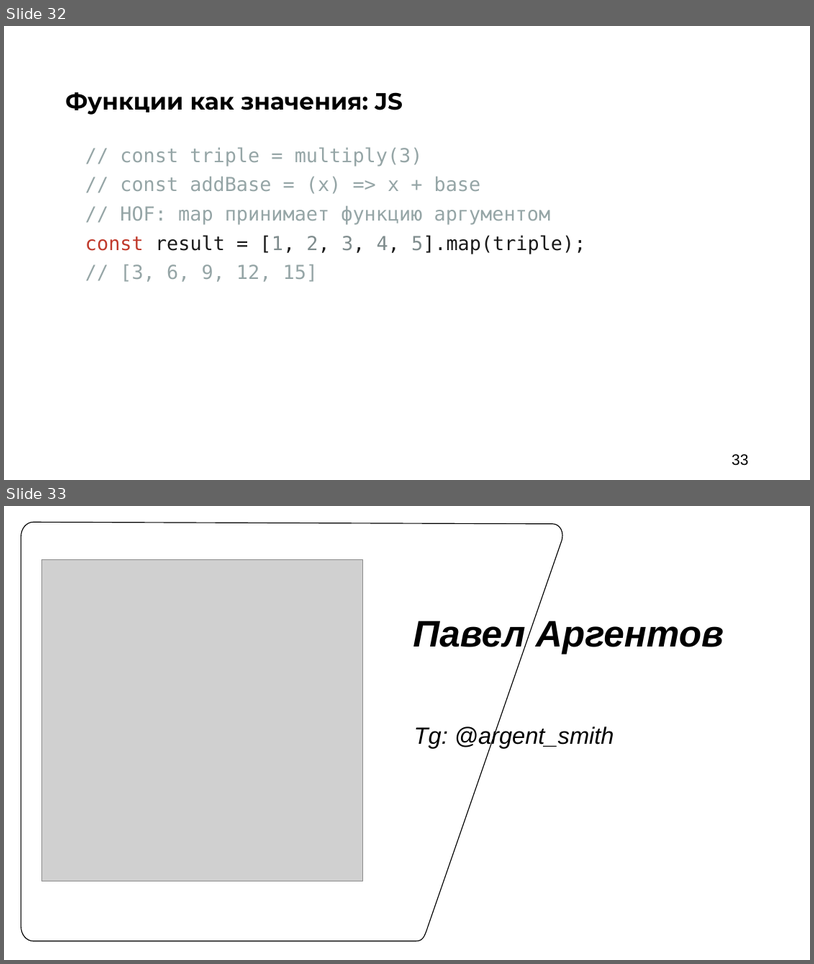
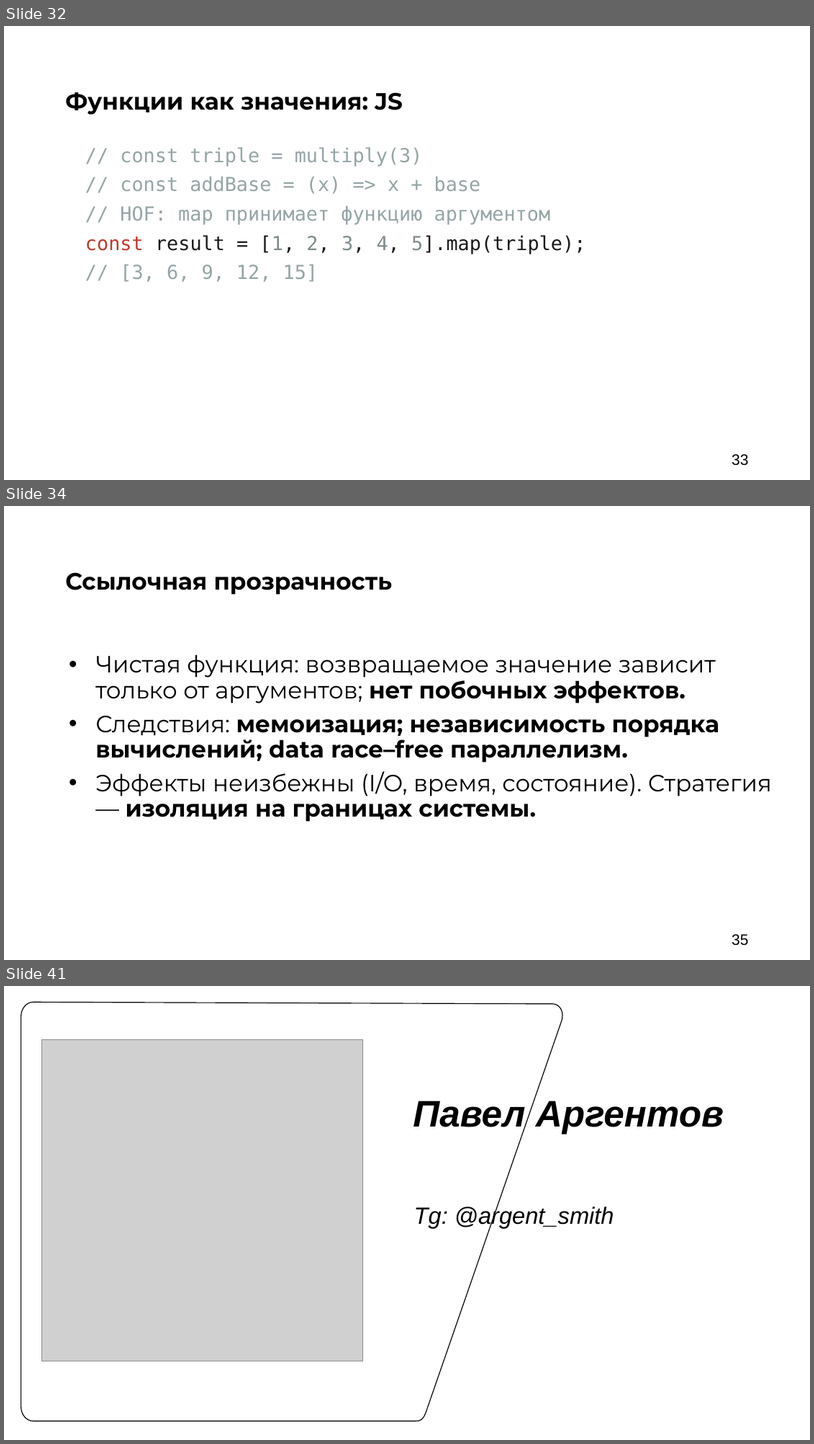
Before and after one commit to argent-smith/presentations, a slide deck: FP_Talk_2026/nastachku/final_presentation.pptx. Shown one above the other, each under a label of ours: slides 32 and 33 before the commit, slides 32, 34 and 41 after it; the slides between them are not shown. The pictures are 814x964 and 814x1444 pixels, drawn with LibreOffice and Linux fonts; fonts in the diff are those of the drawing; grey boxes stand for pictures; background and template pictures are left out. Boxes give left, top, right and bottom in pixels: in the first picture for what was removed or moved away, otherwise in the second. Text is boxed around its words. In the diff, an @@ line names an element or a change of style, - is before the commit and + after.

```diff
--- a/FP_Talk_2026/nastachku/final_presentation.pptx
+++ b/FP_Talk_2026/nastachku/final_presentation.pptx
@@ slide 34 added at bbox=[4, 506, 810, 960], background #FFFFFF @@
@@ text added at bbox=[65, 572, 393, 595], 28 pt, text #000000, bold @@
+Ссылочная прозрачность
@@ text added at bbox=[95, 654, 772, 821], 28 pt, text #000000 @@
+• Чистая функция: возвращаемое значение зависит только от аргументов; нет побочных эффектов.
+• Следствия: мемоизация; независимость порядка вычислений; data race–free параллелизм.
+• Эффекты неизбежны (I/O, время, состояние). Стратегия — изоляция на границах системы.
@@ page number added at bbox=[732, 934, 748, 945], 18 pt, text #000000 @@
+35
@@ what was slide 33 is now slide 41 @@
```
Also in this commit, not shown: 7 other slides added, 1 other file.
